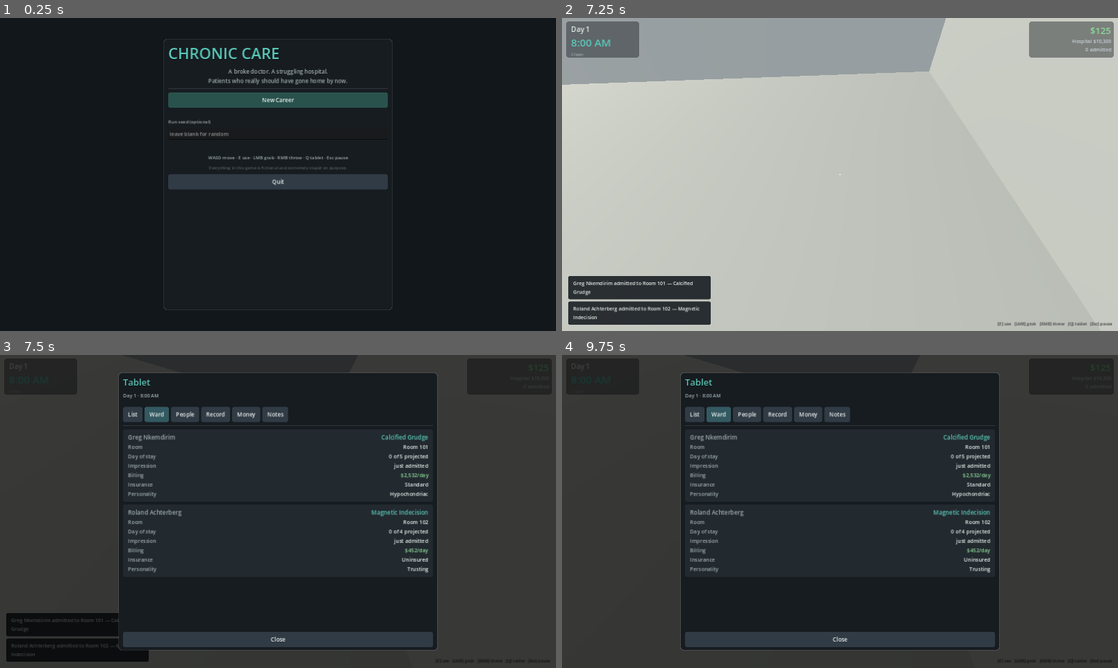
Above: before the commit, frames 1-4 (two rows, left to right).
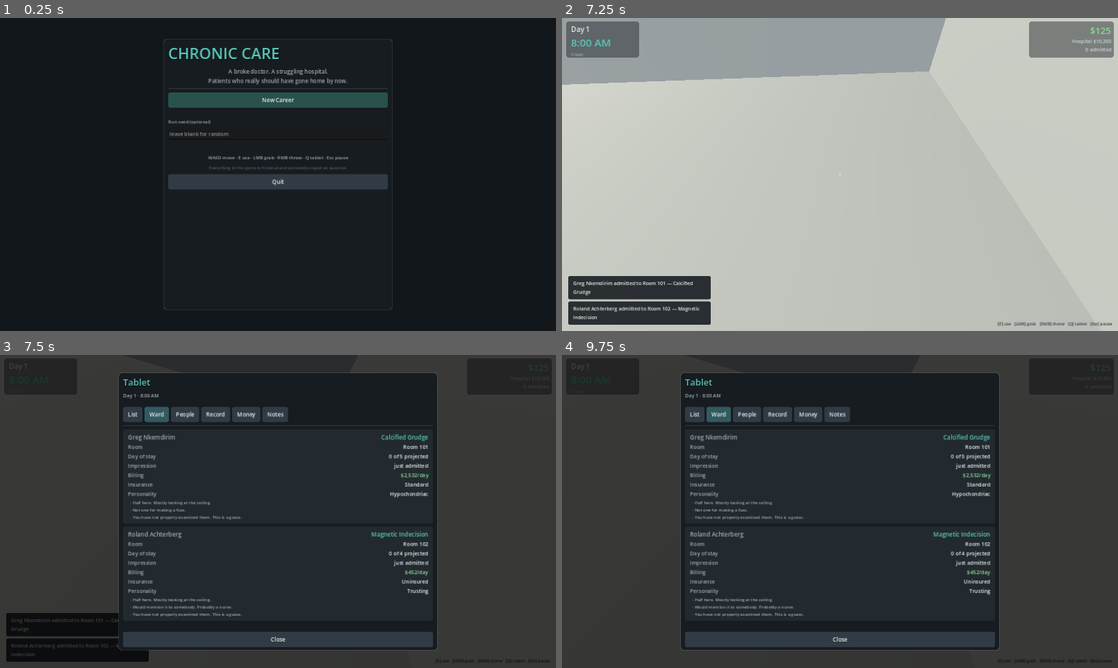
Above: after the commit, the same moments.

Repository: masonobegi/crypts-of-chaos
Game: Godot game, scene res://scenes/Boot.tscn
The game is run twice, just before and just after one commit, with the same random seed, the same clock (stepped at 60 frames per second) and the same inputs.
Inputs (mouse positions are in pixels of both pictures, inside the frame that each line leads up to):
- Up to frame 1 (0.25 s): no input
- Up to frame 2 (7.25 s): click (840, 133) at 0.52 s; type "12" at 0.6 s; click "New Career" at 1.25 s; click "Clock in" at 2 s; tap Enter at 2.75 s; move the mouse to (867, 174) at 2.77 s; hold W (move_forward) from 2.78 s (still down); tap T (chart) at 2.85, 3.6, 4.55, 5.3, 6.05, 6.8 s; tap Space (jump) at 3.02, 3.77, 5.27, 6.02, 6.77 s; move the mouse to (812, 174) at 3.52 s; move the mouse to (851, 168) at 4.27 s; hold Ctrl (crouch) 4.28-5.03 s; move the mouse to (834, 180) at 5.02 s; click (834, 180) at 5.1 s; move the mouse to (878, 177) at 5.77 s; hold E (interact) 5.78-6.53 s; move the mouse to (795, 171) at 6.52 s; tap Shift (sprint) at 6.6 s
- Up to frame 3 (7.5 s): keep holding W (move_forward); move the mouse to (283, 511) at 7.27 s; hold Q (tablet) from 7.28 s (still down)
- Up to frame 4 (9.75 s): tap T (chart) at 7.55, 9.05 s; release W (move_forward) at 8 s; release Q (tablet) at 8 s; click "List" at 8 s; move the mouse to (756, 433) at 8.77 s; hold D (move_right) 8.78-9.5 s; right-click (756, 433) at 8.85 s; tap Space (jump) at 9.02 s; click "Ward" at 9.5 s

Frames 1-2 are identical in both runs. In frame 3, 2.1% of the frame differs, in the area x 23-78%, y 46-84%; in frame 4, 2.1%.

Commit message:
What you make of them, and why you cannot trust it until you have examined them
The brief asked for ratings attributed to each person, and the game had them —
observance, escalation, whether they are still counting the days — sitting
entirely invisible behind an archetype name that meant nothing unless you had
memorised the table.

Every patient now carries a short read in your character's words. "Watches
everything. Asked what the dial was for." "The sort who asks for it in writing."
"Has not looked up once." "Has lost track of what day they came in."

Two rules make it work rather than break it. It is never advice: a test walks
every archetype and asserts no line contains "safe", "risky", "witness" or
"avoid", because the moment one does, the game is labelling people as safe to
hurt, and that is the one thing it does not do. Every line has to be something a
doctor could say out loud about a patient.

And it is a guess until you have had hands on them. Each patient carries a fixed
per-person error in your read — stored rather than rolled, so it does not
flicker while you stand there looking at it — and the notes admit it: "You have
not properly examined them. This is a guess." Which is the quiet argument for
doing the honest version of the examination. It is the only way to find out
whose account of the afternoon anybody would believe.

1422 assertions, 65 smoke, 13 live, 15 balance, 31 screenshots.

Co-Authored-By: Claude Opus 5 <noreply@anthropic.com>
Claude-Session: https://claude.ai/code/session_012v14cF2GepYx5imtAqBXn5

Diff:
--- a/scripts/core/patient.gd
+++ b/scripts/core/patient.gd
@@ -67,6 +67,12 @@
 ## Career minute of the last hands-on examination. Briefly sharpens your read on
 ## where they actually are — the cheap, free, legitimate version of imaging.
 var examined_at: int = -99999
+## A fixed, per-person error in your character's read of them. Your assessment
+## of somebody you have not had your hands on recently is not neutral — it is
+## wrong in a particular direction, consistently, until you actually examine
+## them. Stored rather than rolled so the read does not flicker while you stand
+## there looking at it.
+var read_bias: float = 0.0
 ## A colleague can ASK for imaging. Ignoring the request is free on the day and
 ## expensive at the end of it, which is the point: the department you bought to
 ## make money is also the one thing in the building that can be pointed at you.
@@ -234,6 +240,49 @@
 func condition_name() -> String:
 	return DB.condition_name(condition_id)
 
+## Whether you have had hands on them recently enough to trust your own read.
+func read_is_fresh() -> bool:
+	return GameState.career_minutes - examined_at < 240
+
+## Your character's assessment of what this person is like to be alone with.
+##
+## Deliberately in words rather than numbers, and deliberately never advice: the
+## game does not tell you who is safe to hurt, it tells you what you noticed
+## about somebody. Every line is a thing a doctor could plausibly say about a
+## patient out loud.
+##
+## Blurred until you have examined them. That is the quiet argument for doing
+## the honest version of the examination — it is the only way to find out whose
+## account of the afternoon anybody would believe.
+func read_notes() -> Array[String]:
+	var fresh := read_is_fresh()
+	var bias := 0.0 if fresh else read_bias
+	var out: Array[String] = []
+
+	var watching: float = clampf((mind.observance if mind else 0.5) + bias, 0.0, 1.0)
+	if watching > 0.75:
+		out.append("Watches everything. Asked what the dial was for.")
+	elif watching > 0.5:
+		out.append("Pays attention. Follows you round the room with their eyes.")
+	elif watching > 0.28:
+		out.append("Half here. Mostly looking at the ceiling.")
+	else:
+		out.append("Has not looked up once.")
+
+	var escalation: float = clampf(DB.trait_of(archetype, "escalation", 0.4) + bias, 0.0, 1.0)
+	if escalation > 0.7:
+		out.append("The sort who asks for it in writing.")
+	elif escalation > 0.4:
+		out.append("Would mention it to somebody. Probably a nurse.")
+	else:
+		out.append("Not one for making a fuss.")
+
+	if not knows_expected_date:
+		out.append("Has lost track of what day they came in.")
+	if not fresh:
+		out.append("You have not properly examined them. This is a guess.")
+	return out
+
 ## Injuries that happened under this hospital's care. Not what they arrived
 ## with — what you gave them.
 func acquired_injuries() -> Array[Complication]:
@@ -284,7 +333,7 @@
 		"imgrb": imaging_requested_by, "imgrd": imaging_requested_day,
 		"corm": corridor_minutes, "cmpl": complained, "pres": presenting_complaint,
 		"adm": admitted,
-		"exam": examined_at,
+		"exam": examined_at, "bias": read_bias,
 	}
 
 static func from_dict(d: Dictionary) -> Patient:
@@ -323,6 +372,7 @@
 	p.presenting_complaint = String(d.get("pres", ""))
 	p.admitted = bool(d.get("adm", true))
 	p.examined_at = int(d.get("exam", -99999))
+	p.read_bias = float(d.get("bias", 0.0))
 	p.complained = bool(d.get("cmpl", false))
 	p.imaging_requested_by = String(d.get("imgrb", ""))
 	p.imaging_requested_day = int(d.get("imgrd", -1))
--- a/scripts/systems/patient_system.gd
+++ b/scripts/systems/patient_system.gd
@@ -57,6 +57,7 @@
 
 	p.condition_id = force_condition if force_condition != "" else _roll_condition()
 	p.presenting_complaint = DB.condition_name(p.condition_id)
+	p.read_bias = RNG.randf_range_s("read_bias", -0.24, 0.24)
 	p.chart.presenting_complaint = p.presenting_complaint
 	var cond: Dictionary = DB.condition(p.condition_id)
 	p.expected_stay_days = float(cond.get("base_days", 2.0)) * RNG.randf_range_s("patient_stay", 0.85, 1.2)
--- a/scripts/ui/screen_exam.gd
+++ b/scripts/ui/screen_exam.gd
@@ -28,6 +28,12 @@
 		v.add_child(UIKit.row("Presenting complaint", _patient.presenting_complaint))
 		v.add_child(UIKit.row("Day of stay", "%d of %d projected" % [
 			int(ceil(_patient.days_admitted)), int(ceil(_patient.expected_stay_days))]))
+		v.add_child(UIKit.rule())
+		v.add_child(UIKit.label("WHAT YOU MAKE OF THEM", 13, UIKit.INK_DIM))
+		for note in _patient.read_notes():
+			v.add_child(UIKit.label("· " + note, 14,
+				UIKit.INK_DIM if note.begins_with("You have not") else UIKit.INK,
+				HORIZONTAL_ALIGNMENT_LEFT, true))
 		v.add_child(UIKit.rule())
 
 		v.add_child(UIKit.label("SITE", 13, UIKit.INK_DIM))
--- a/scripts/ui/screen_tablet.gd
+++ b/scripts/ui/screen_tablet.gd
@@ -115,6 +115,9 @@
 		bv.add_child(UIKit.row("Billing", "%s/day" % UIKit.money_str(p.daily_revenue()), UIKit.MONEY))
 		bv.add_child(UIKit.row("Insurance", DB.insurance_name(p.insurance)))
 		bv.add_child(UIKit.row("Personality", DB.archetype_name(p.archetype)))
+		for note in p.read_notes():
+			bv.add_child(UIKit.label("  · " + note, 12, UIKit.INK_DIM,
+				HORIZONTAL_ALIGNMENT_LEFT, true))
 		# A colleague's outstanding request. Deliberately stated as a request and
 		# not as a warning: what happens if you ignore it is for the player to
 		# find out at clock-out.
--- a/tests/test_injuries.gd
+++ b/tests/test_injuries.gd
@@ -224,3 +224,51 @@
 	inv.free()
 	sus.free()
 	ps.free()
+
+## Your read on somebody is your character's, not the simulation's — and it is
+## wrong in a fixed direction until you have actually had hands on them. That is
+## the quiet argument for doing the honest examination: it is the only way to
+## find out whose account of the afternoon anybody would believe.
+func test_your_read_on_a_patient_is_a_guess_until_you_examine_them() -> void:
+	var p := _patient()
+	p.archetype = "observant"
+	p.mind = DB.make_mind(p.id, p.display_name, "patient", "observant")
+	p.read_bias = -0.5                      # your read of them is badly off
+	p.examined_at = -99999
+
+	var cold := p.read_notes()
+	t.ok(_has(cold, "This is a guess"), "an unexamined read says so out loud")
+
+	p.examined_at = GameState.career_minutes
+	var warm := p.read_notes()
+	t.ok(not _has(warm, "This is a guess"), "and a fresh one does not")
+	t.ok(_has(warm, "Watches everything"),
+		"an extremely observant patient reads as one once you have examined them")
+	t.ok(not _has(cold, "Watches everything"),
+		"and did not, while you were guessing")
+
+	# The error is fixed rather than rolled, so it does not flicker while the
+	# player stands there reading it.
+	p.examined_at = -99999
+	t.eq(p.read_notes(), cold, "the same guess, every time you look")
+
+func test_the_read_never_tells_you_what_to_do() -> void:
+	# Every line has to be something a doctor could say out loud about a
+	# patient. The moment one of them reads as advice, the game is labelling
+	# people as safe to hurt, which is the one thing it does not do.
+	var banned := ["safe", "risky", "witness", "suspicion", "get away", "avoid"]
+	for arch in DB.PATIENT_ARCHETYPES:
+		var p := _patient()
+		p.archetype = String(arch)
+		p.mind = DB.make_mind(p.id, p.display_name, "patient", String(arch))
+		p.examined_at = GameState.career_minutes
+		for note in p.read_notes():
+			for word in banned:
+				t.ok(not note.to_lower().contains(word),
+					"'%s' says nothing about '%s'" % [note, word])
+
+func _has(notes: Array, fragment: String) -> bool:
+	for n in notes:
+		if String(n).contains(fragment):
+			return true
+	return false
Not shown, changed: PROGRESS_LOG.md
